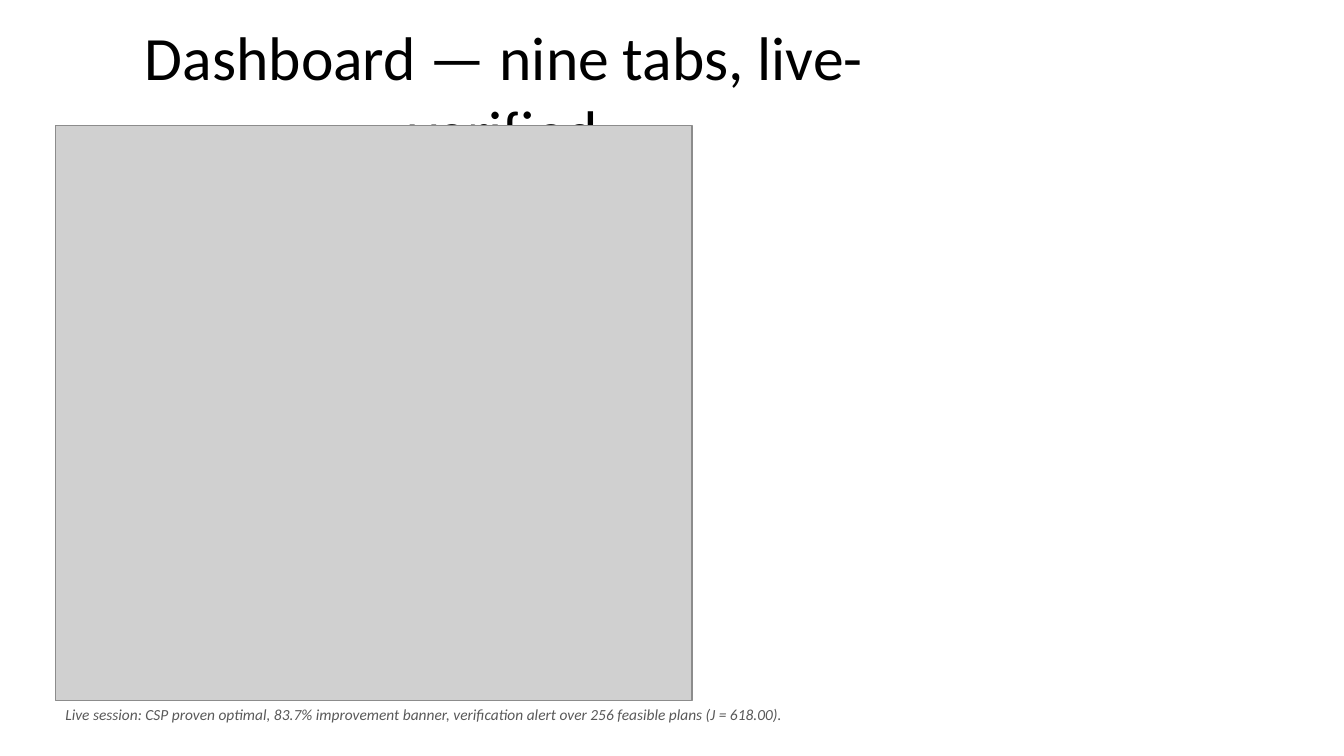
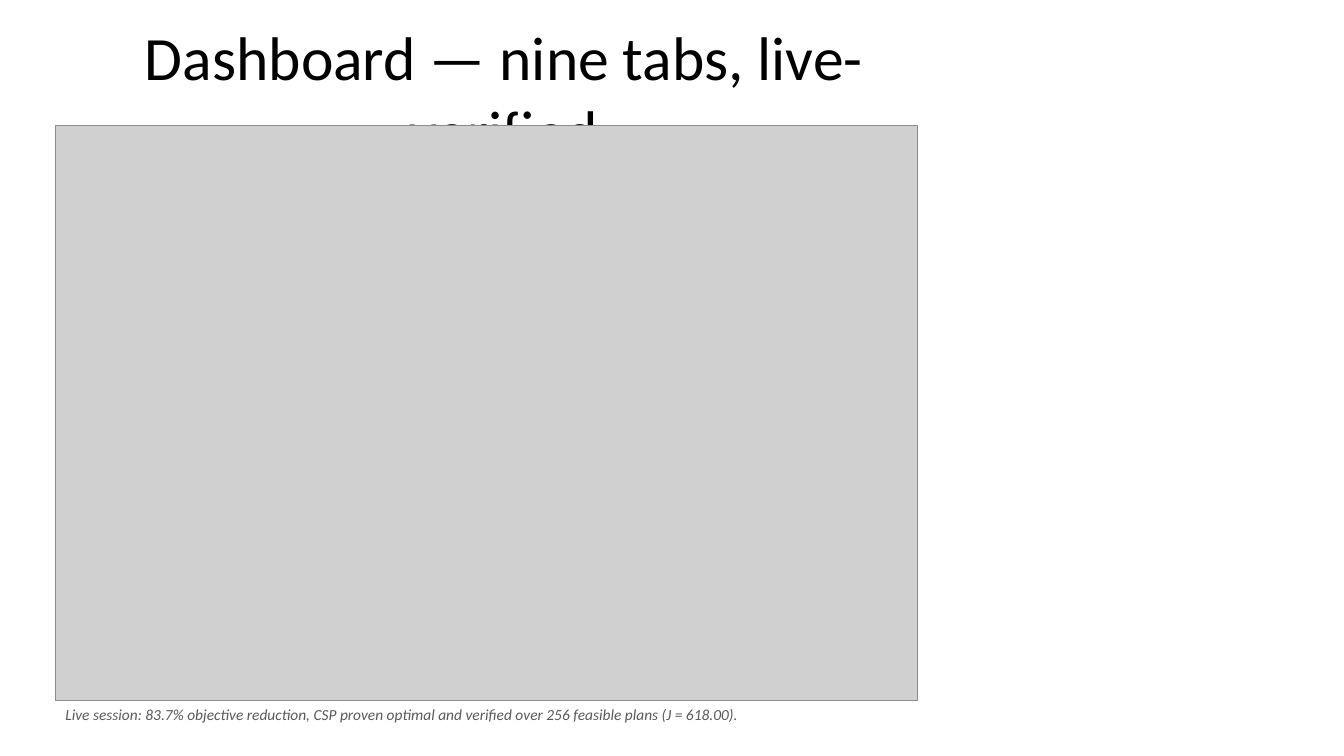
Before and after one commit to vyeos/fai-project, a slide deck: slide 8 of deliverables/final_slides.pptx. Drawn at 1344x756 pixels with LibreOffice and Linux fonts; fonts in the diff are those of the drawing; grey boxes stand for pictures. Boxes give left, top, right and bottom in pixels: in the first picture for what was removed or moved away, otherwise in the second. Text is boxed around its words. In the diff, an @@ line names an element or a change of style, - is before the commit and + after.

```diff
--- a/deliverables/final_slides.pptx
+++ b/deliverables/final_slides.pptx
@@ picture: place and size @@
-picture at [55,126,693,701]
+picture at [55,126,918,701]
@@ text at [65,709,738,723]: text changed @@
-Live session: CSP proven optimal, 83.7% improvement banner, verification alert over 256 feasible plans (J = 618.00).
+Live session: 83.7% objective reduction, CSP proven optimal and verified over 256 feasible plans (J = 618.00).
```
Also in this commit, not shown: 1 other slide changed, 19 other files.
